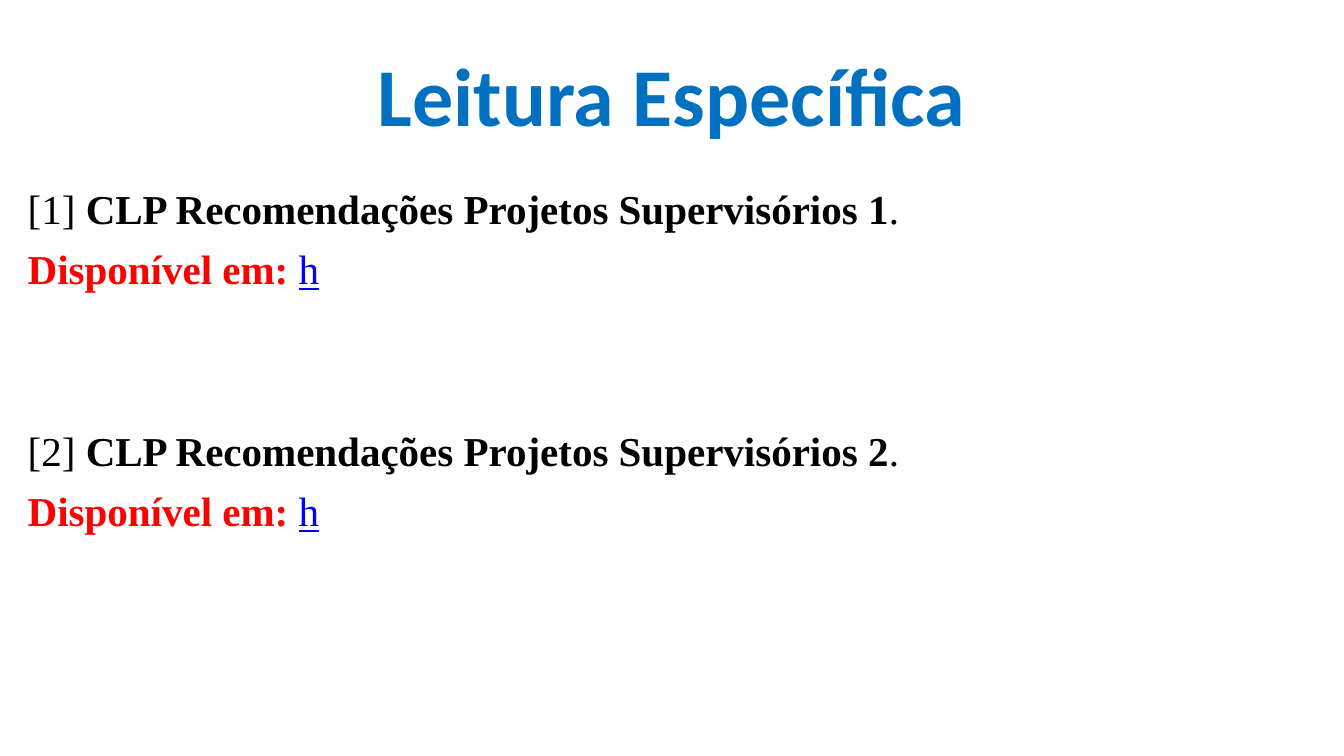
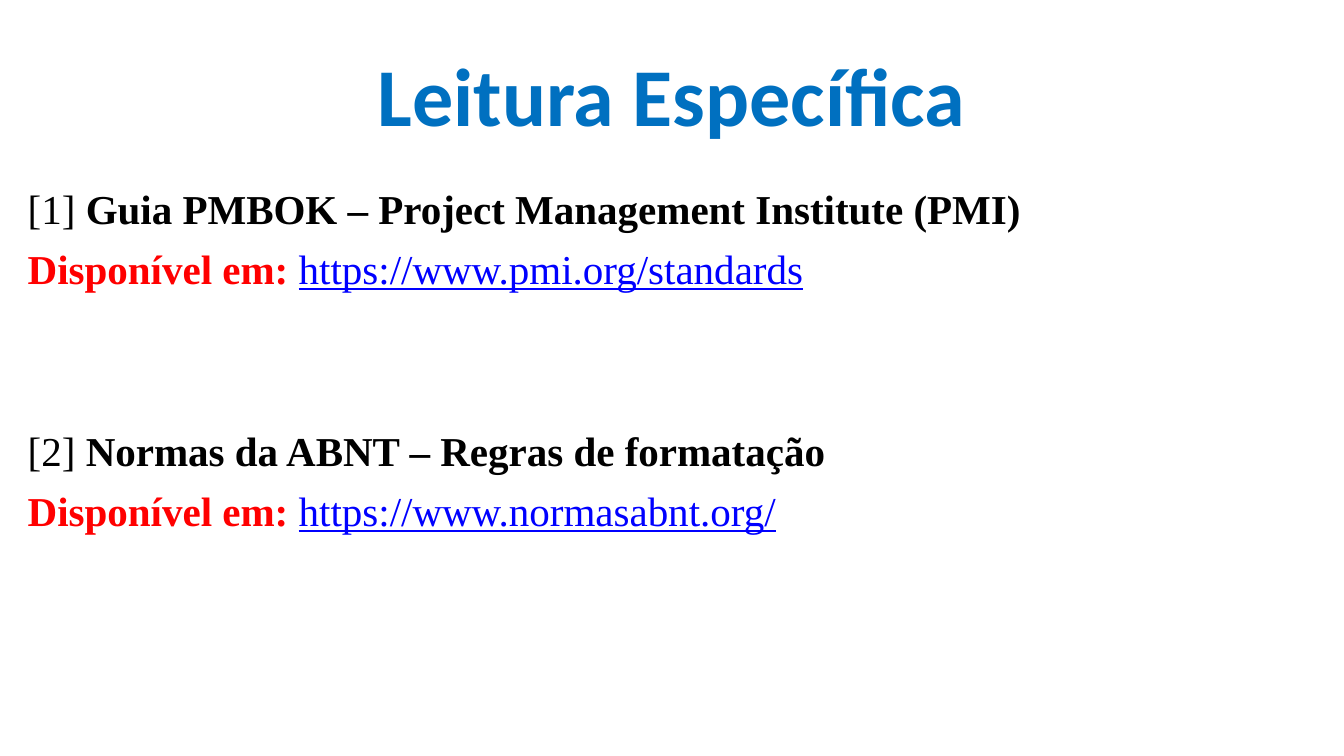
Before and after one commit to CloudEducationBrazil/WydenUniRuyControladoresLogicosProgCLP, a slide deck: slide 17 of 01 Classes/Aula10 - CLP - Recomendações Projetos Supervisórios.pptx (slide 4 before the commit). Drawn at 1344x756 pixels with LibreOffice and Linux fonts; fonts in the diff are those of the drawing; background and template pictures are left out. Boxes give left, top, right and bottom in pixels: in the first picture for what was removed or moved away, otherwise in the second. Text is boxed around its words. In the diff, an @@ line names an element or a change of style, - is before the commit and + after.

Commit message:
Supervisórios CLP Recomendações ... - 08Mai2025

```diff
--- a/01 Classes/Aula10 - CLP - Recomendações Projetos Supervisórios.pptx
+++ b/01 Classes/Aula10 - CLP - Recomendações Projetos Supervisórios.pptx
@@ text at [28,195,1021,534]: text changed @@
-[1] CLP Recomendações Projetos Supervisórios 1.
-Disponível em: h
-[2] CLP Recomendações Projetos Supervisórios 2.
-Disponível em: h
+[1] Guia PMBOK – Project Management Institute (PMI)
+Disponível em: https://www.pmi.org/standards
+[2] Normas da ABNT – Regras de formatação
+Disponível em: https://www.normasabnt.org/
```
Also in this commit, not shown: 5 other slides changed, 13 slides added, 1 other file.
